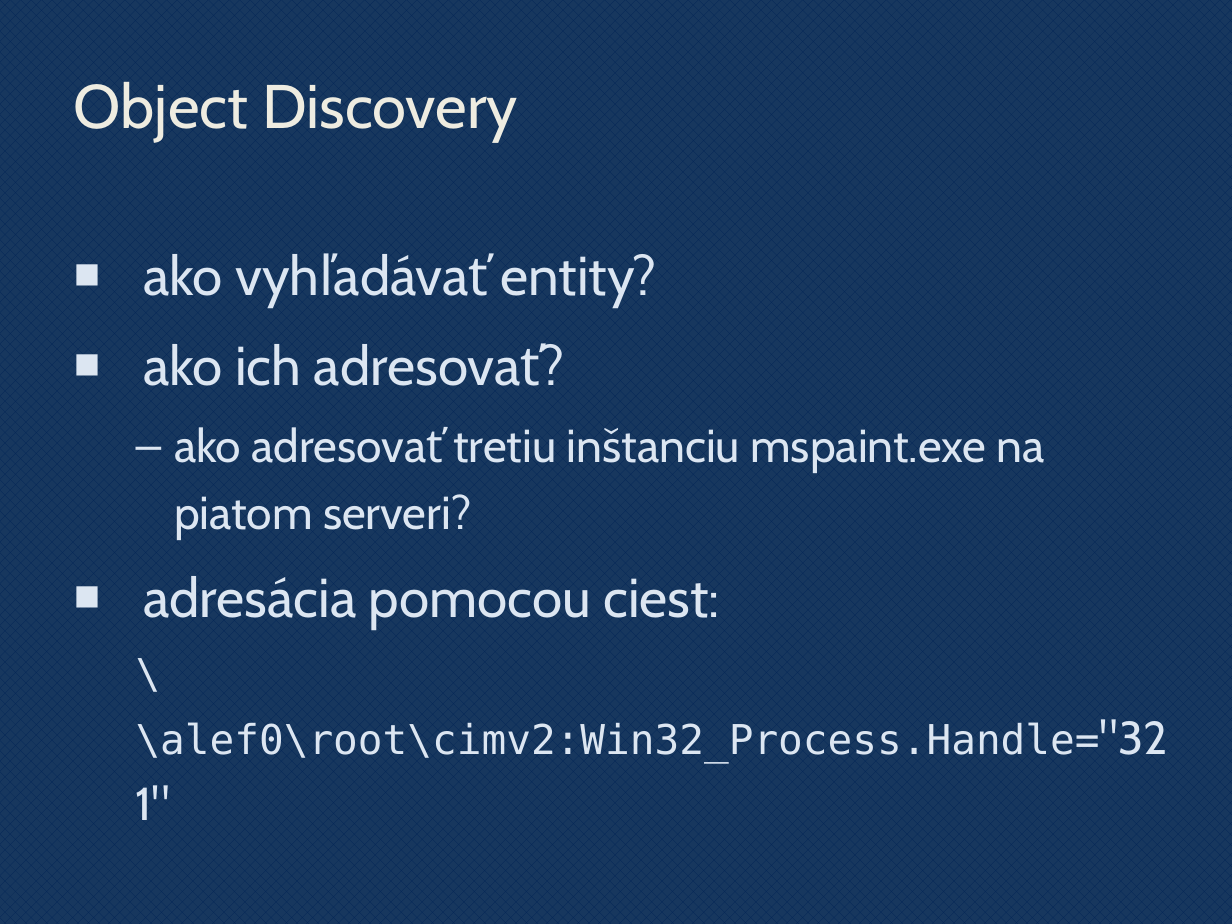
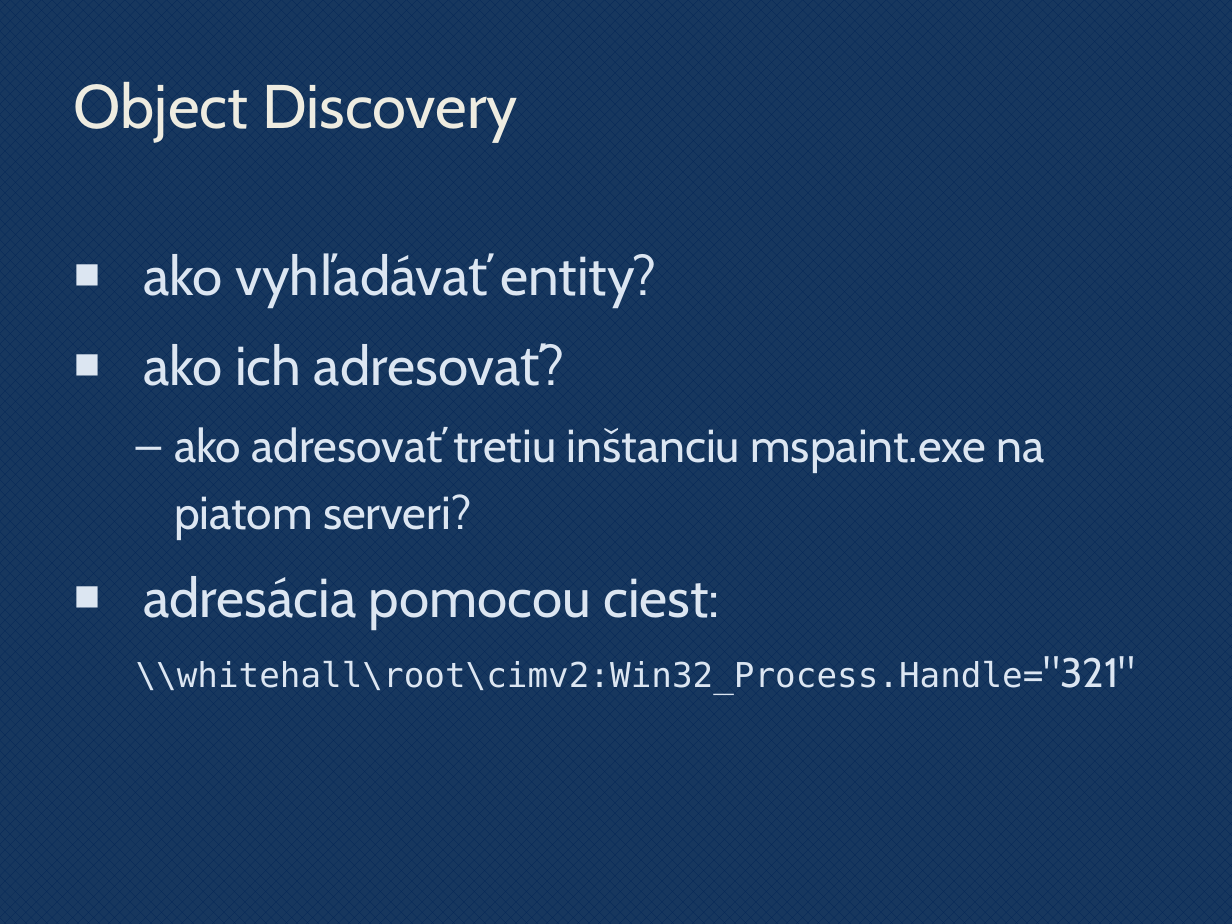
Before and after one commit to novotnyr/powershell-cvicebnica, a slide deck: slide 80 of slides/powershell.pptx. Drawn at 1232x924 pixels with LibreOffice and Linux fonts; fonts in the diff are those of the drawing; background and template pictures are left out. Boxes give left, top, right and bottom in pixels: in the first picture for what was removed or moved away, otherwise in the second. Text is boxed around its words. In the diff, an @@ line names an element or a change of style, - is before the commit and + after.

```diff
--- a/slides/powershell.pptx
+++ b/slides/powershell.pptx
@@ text at (136,656,1136,695): text changed; size 24 to 20 pt @@
-  \\alef0\root\cimv2:Win32_Process.Handle="321"
+  \\whitehall\root\cimv2:Win32_Process.Handle="321"
```
Also in this commit, not shown: 19 other slides changed, 2 slides added, 1 slide removed, 1 other file.
